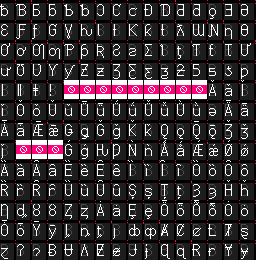
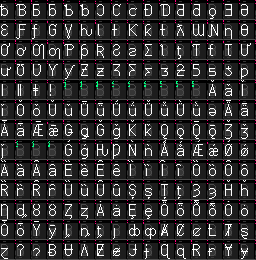
Before/after of a w=256, h=260 layered artwork. What changed in the layer stack:
painted on "Glyphs" over [16, 28, 227, 252]
painted on "Background" over [0, 1, 256, 260]
